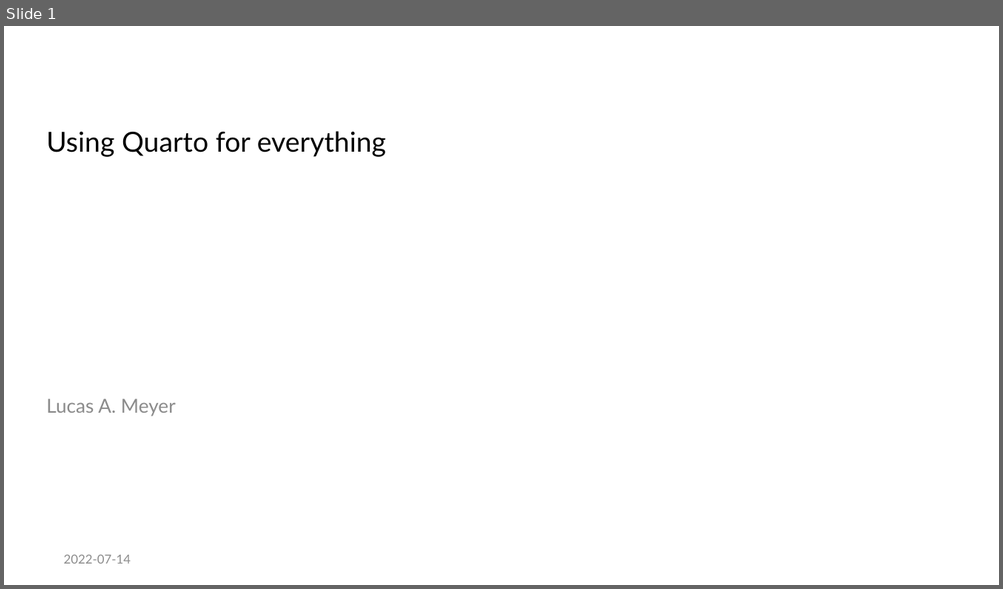
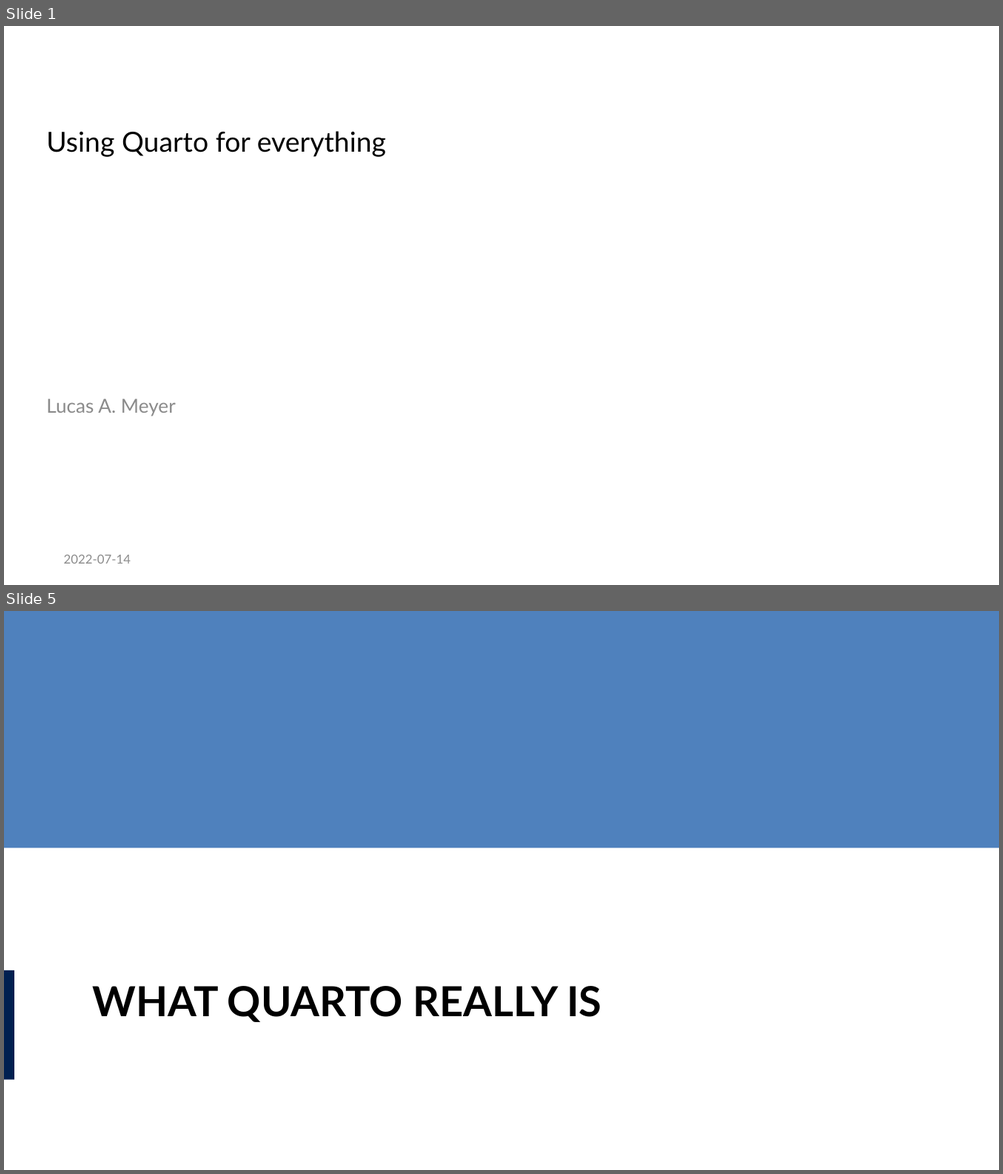
Before and after one commit to lucas-a-meyer/using-quarto, a slide deck: docs/presentation.pptx. Shown one above the other, each under a label of ours: slide 1 before the commit, slides 1 and 5 after it; the slides between them are not shown. The pictures are 1003x589 and 1003x1174 pixels, drawn with LibreOffice and Linux fonts; fonts in the diff are those of the drawing; background and template pictures are left out. Boxes give left, top, right and bottom in pixels: in the first picture for what was removed or moved away, otherwise in the second. Text is boxed around its words. In the diff, an @@ line names an element or a change of style, - is before the commit and + after.

```diff
--- a/docs/presentation.pptx
+++ b/docs/presentation.pptx
@@ slide 5 added at box(4, 611, 999, 1170), background #FFFFFF @@
@@ rectangle added at box(4, 611, 999, 848), fill #4F81BD @@
@@ rectangle added at box(4, 970, 14, 1079), fill #002050 @@
@@ title added at box(93, 986, 601, 1022), 30 pt, text #000000, bold @@
+WHAT QUARTO REALLY IS
```
Also in this commit, not shown: 19 slides changed, 7 other slides added, 11 slides removed, 43 other files.
